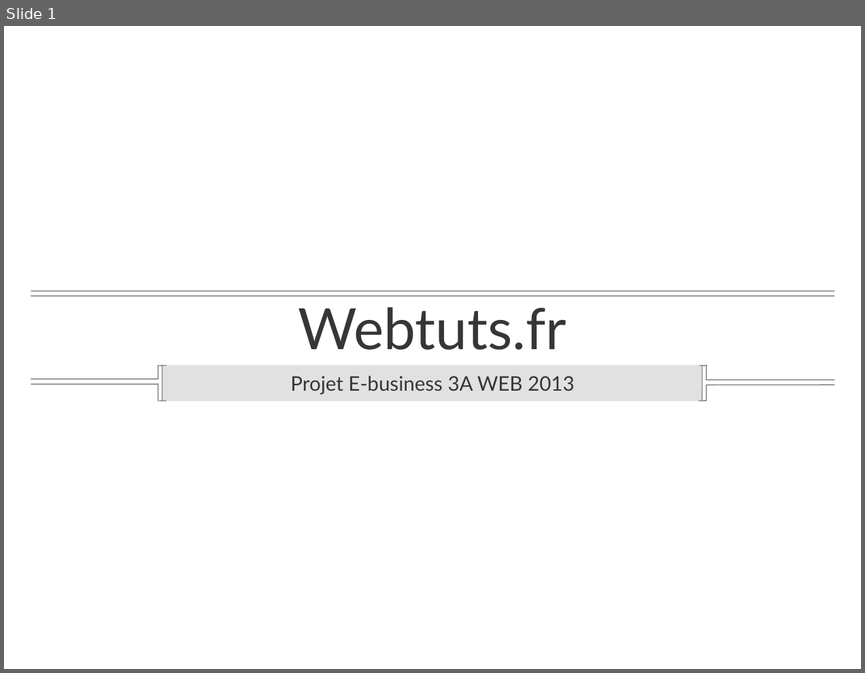
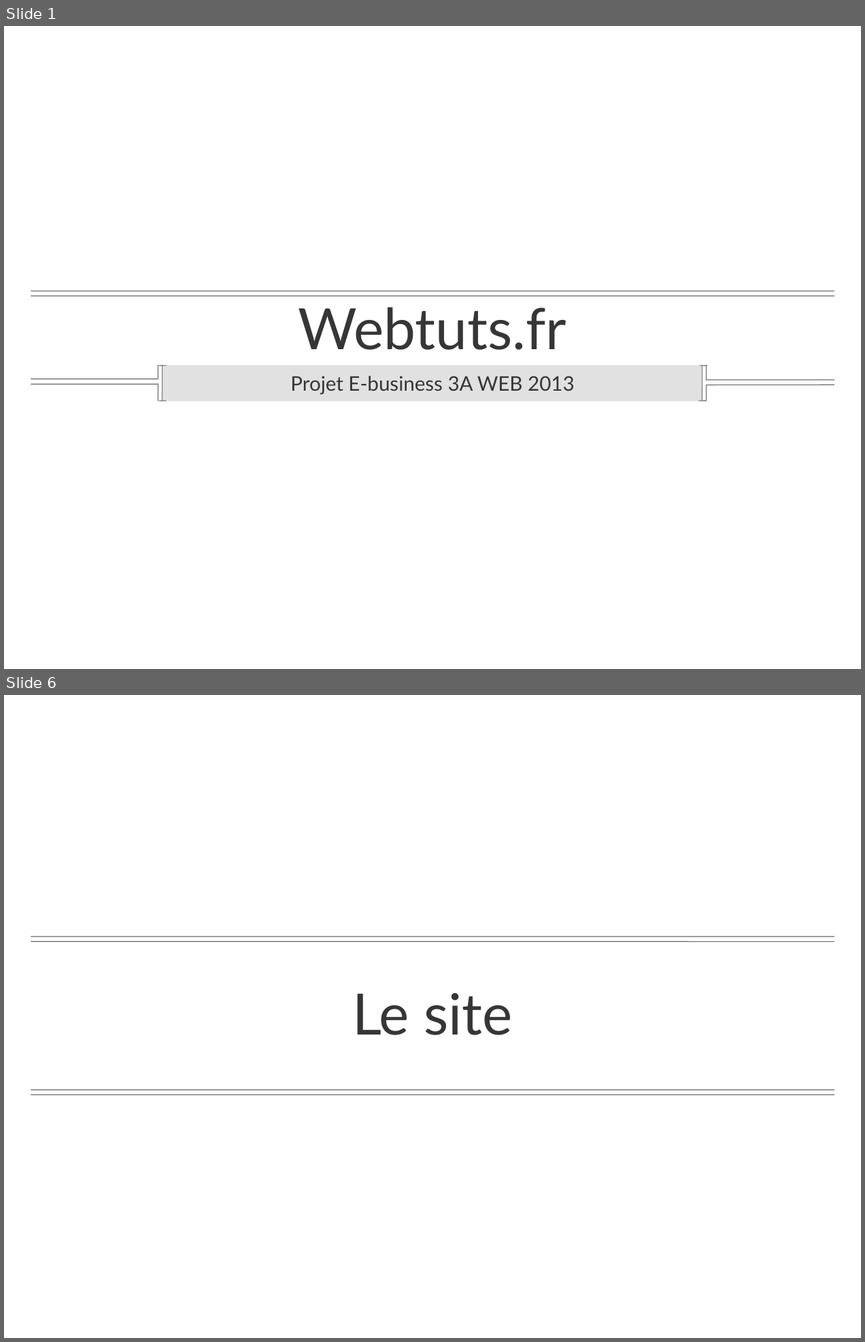
Before and after one commit to fitzlucassen/Webtuts.fr, a slide deck: documents/blog.ppt. Shown one above the other, each under a label of ours: slide 1 before the commit, slides 1 and 6 after it; the slides between them are not shown. The pictures are 865x673 and 865x1342 pixels, drawn with LibreOffice and Linux fonts; fonts in the diff are those of the drawing; background and template pictures are left out. Boxes give left, top, right and bottom in pixels: in the first picture for what was removed or moved away, otherwise in the second. Text is boxed around its words. In the diff, an @@ line names an element or a change of style, - is before the commit and + after.

```diff
--- a/documents/blog.ppt
+++ b/documents/blog.ppt
@@ slide 6 added at (4, 695, 861, 1338), background picture (left out) @@
@@ line added from (834, 936) to (31, 936), #6D6D6D 0.99 pt @@
@@ line added from (834, 941) to (31, 941), #6D6D6D 0.99 pt @@
@@ title added at (352, 993, 513, 1035), 68 pt, text #363636 @@
+Le site
@@ line added from (834, 1089) to (31, 1089), #6D6D6D 0.99 pt @@
@@ line added from (834, 1094) to (31, 1094), #6D6D6D 0.99 pt @@
```
Also in this commit, not shown: 3 slides changed, 5 other slides added, 4 slides removed, 3 other files.
